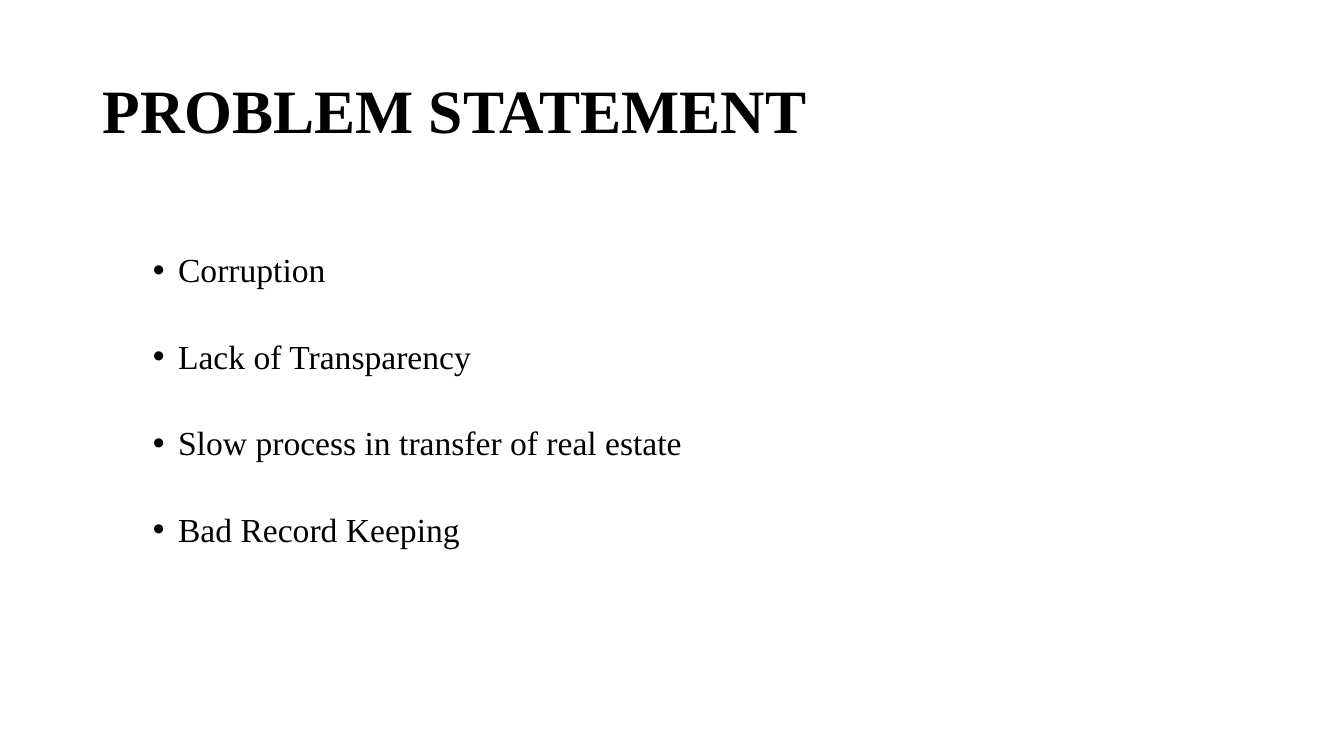
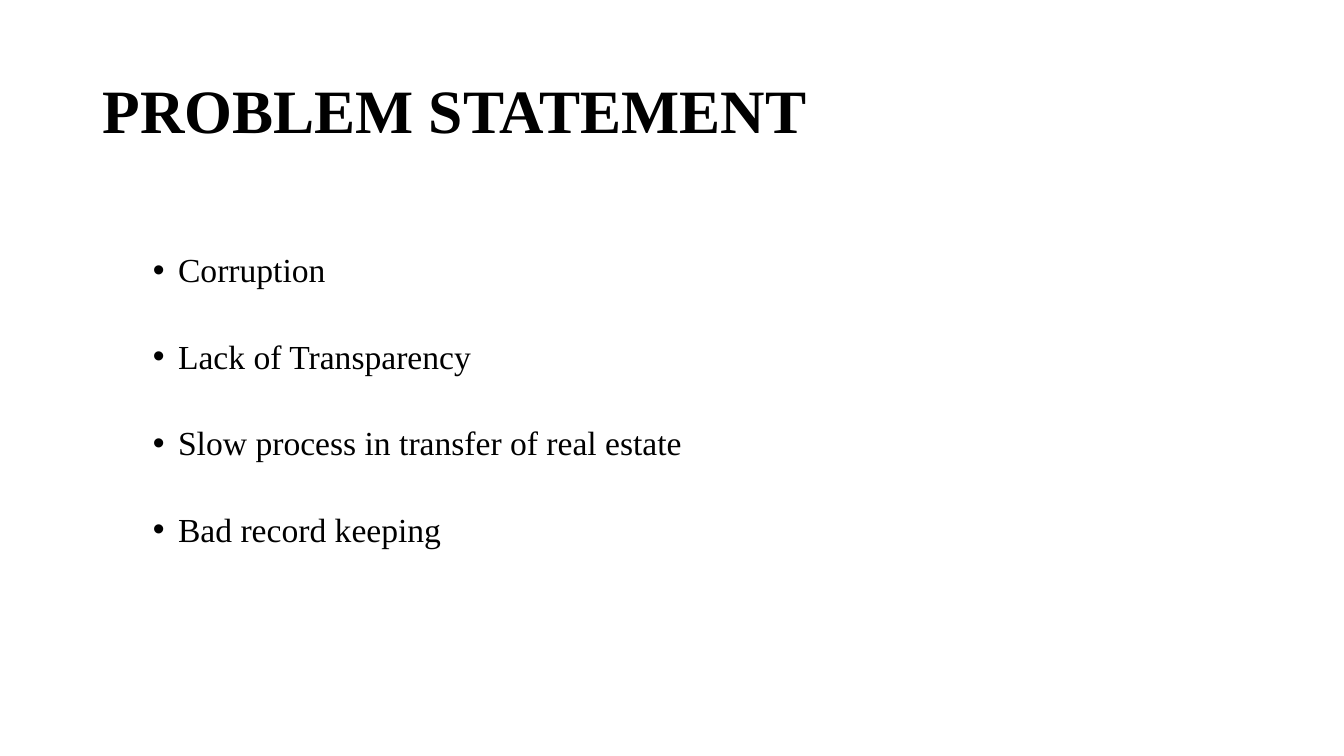
Before and after one commit to sujanW0W/MajorProject, a slide deck: slide 3 of Blockchain.pptx. Drawn at 1344x756 pixels with LibreOffice and Linux fonts; fonts in the diff are those of the drawing. Boxes give left, top, right and bottom in pixels: in the first picture for what was removed or moved away, otherwise in the second. Text is boxed around its words. In the diff, an @@ line names an element or a change of style, - is before the commit and + after.

```diff
--- a/Blockchain.pptx
+++ b/Blockchain.pptx
@@ text at (x1=178, y1=518, x2=441, y2=548): text changed @@
-  • Bad Record Keeping
+  • Bad record keeping
```
Also in this commit, not shown: 9 other slides changed, 4 slides added, 1 slide removed, 5 other files.
